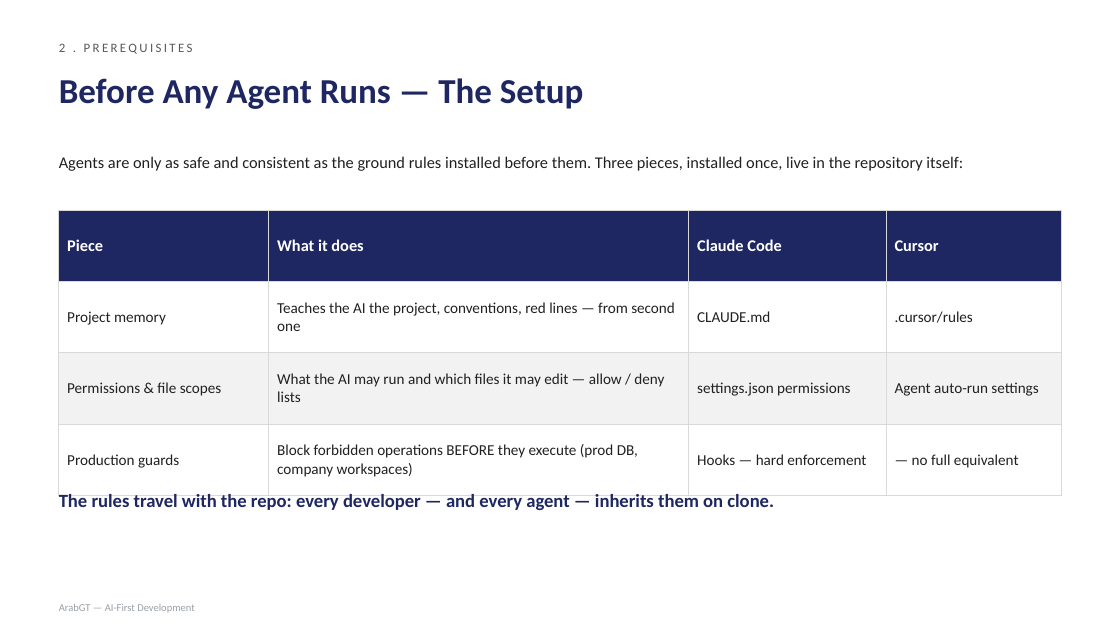
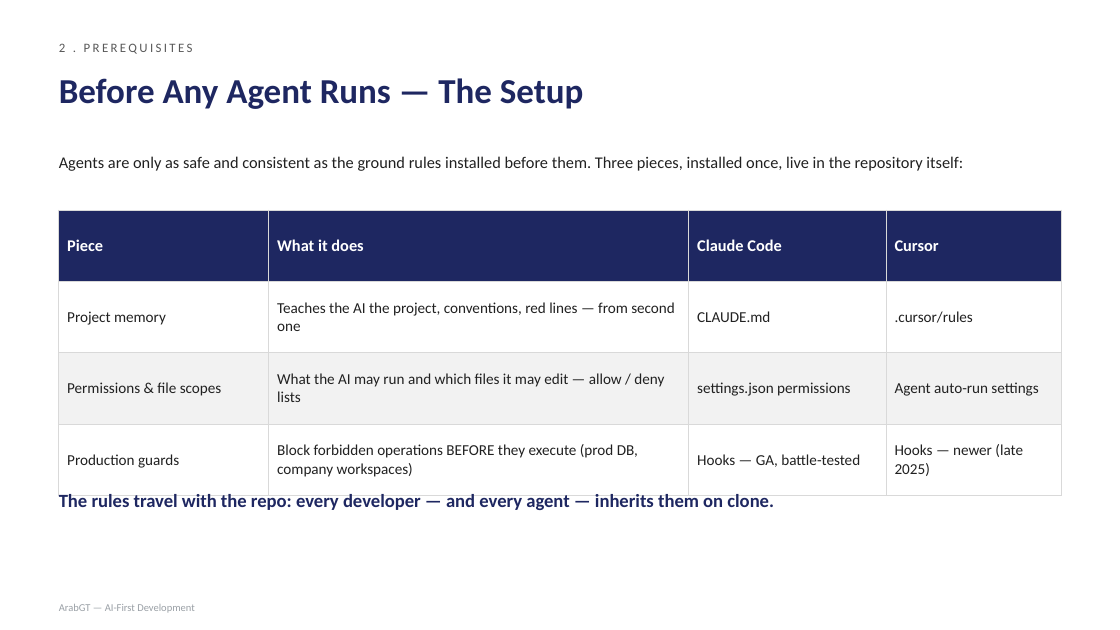
Before and after one commit to omar-arabgt/ai-development-lab, a slide deck: slide 3 of slides/ai-first-development.pptx. Drawn at 1120x630 pixels with LibreOffice and Linux fonts; fonts in the diff are those of the drawing. Boxes give left, top, right and bottom in pixels: in the first picture for what was removed or moved away, otherwise in the second. Text is boxed around its words. In the diff, an @@ line names an element or a change of style, - is before the commit and + after.

Commit message:
Slide 3 consistency fix: Cursor hooks acknowledged (newer, late 2025)

```diff
--- a/slides/ai-first-development.pptx
+++ b/slides/ai-first-development.pptx
@@ table at box(59, 210, 1061, 481) @@
-row 4, column 3: Hooks — hard enforcement
+row 4, column 3: Hooks — GA, battle-tested
-row 4, column 4: — no full equivalent
+row 4, column 4: Hooks — newer (late 2025)
```
